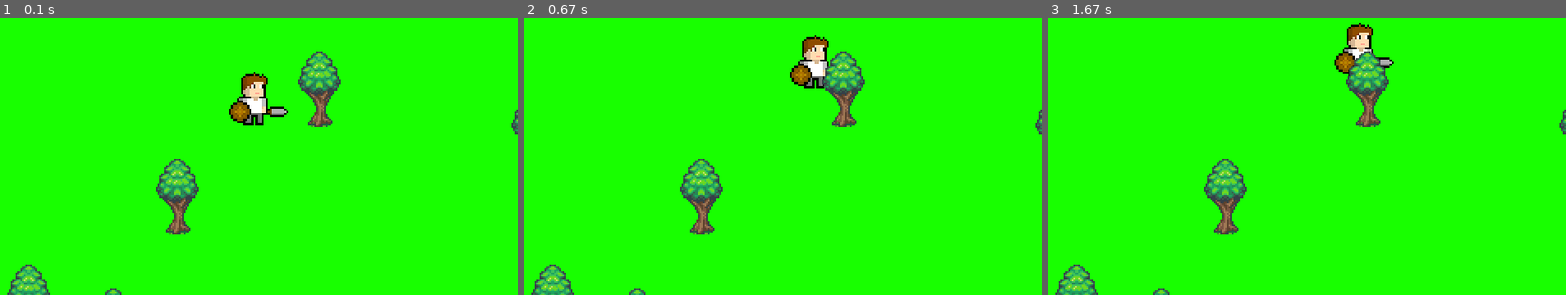
Above: before the commit, frames 1-3 (left to right).
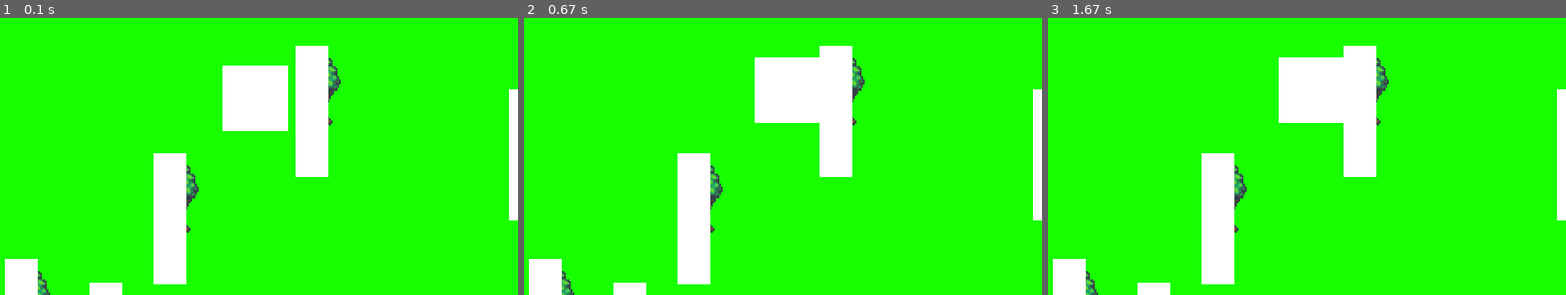
Above: after the commit, the same moments.

Repository: Farofeiro231/Python_Game
Game: pygame game, started from RPG/BouncingPanda.py
Same seed, same stepped clock (60 frames per second), same inputs: the game is played once before the commit and once after it.
Inputs:
- Up to frame 1 (0.1 s): no input
- Up to frame 2 (0.67 s): hold W from 0.33 s (still down); hold Right from 0.33 s (still down)
- Up to frame 3 (1.67 s): release W at 0.8 s; release Right at 0.8 s; tap S at 0.83 s

The runs differ from the first frame. In frame 1, 11% of the frame differs, in the area x 0-100%, y 10-100%; in frame 2, 11%; in frame 3, 11%, in the area x 0-100%, y 1-100%.

Commit message:
Collision from all sides, but needs some fixing

Diff:
--- a/RPG/BouncingPanda.py
+++ b/RPG/BouncingPanda.py
@@ -52,6 +52,9 @@
 
     for i in range(5):
         tree.append(makeNewTree(camerax,cameray))
+
+    for tr in tree:
+            pygame.draw.rect(DISPLAYSURF, WHITE, tr['rect'])
 #scaledHero = pygame.transform.scale(hero['surface'], (hero['size'], hero['size']))
 
 #pygame.mixer.music.load('sounds/triumph.wav') #plays the backgournd sound
@@ -74,23 +77,27 @@
 
         DISPLAYSURF.fill(BAMBOO)
         DISPLAYSURF.blit(hero['surface'], hero['rect'])
+        pygame.draw.rect(DISPLAYSURF, WHITE, hero['rect'])
 
         for trObj in tree:
-            trRect = pygame.Rect( trObj['x'] - camerax,
+            trObj['rect'] = pygame.Rect( trObj['x'] - camerax,
                                   trObj['y'] - cameray,
                                   trObj['width'],
                                   trObj['height'])
-            DISPLAYSURF.blit(trObj['treeImage'], trRect)
+            DISPLAYSURF.blit(trObj['treeImage'], trObj['rect'])
+            pygame.draw.rect(DISPLAYSURF, WHITE, trObj['rect'])
 
         event = pygame.key.get_pressed()
             #if event.type == KEYDOWN:
         if event[pygame.K_UP] or event[pygame.K_w]:
-            hero['y'] -= 5
+            for tr in tree:
+                if tr['rect'].colliderect(hero['rect']):
+                    collision = True
+            if not collision:
+                hero['y'] -= 5
         if event[pygame.K_LEFT] or event[pygame.K_a]:
             for tr in tree:
                 if tr['rect'].colliderect(hero['rect']):
-                    print("Collision is true\n")
-                    print('lol\n')
                     collision = True
             if not collision:
                 hero['x'] -= 5
@@ -98,12 +105,20 @@
                     hero['surface'] = pygame.transform.scale(L_HERO, (hero['size'], hero['size']))
                     hero['facing'] = LEFT
         if event[pygame.K_RIGHT] or event[pygame.K_d]:
-            hero['x'] += 5
+            for tr in tree:
+                if tr['rect'].colliderect(hero['rect']):
+                    collision = True
+            if not collision:
+                hero['x'] += 5
             if hero['facing'] == LEFT:
                 hero['surface'] = pygame.transform.scale(R_HERO, (hero['size'], hero['size']))
                 hero['facing'] = RIGHT
         if event[pygame.K_DOWN] or event[pygame.K_s]:
-            hero['y'] += 5
+            for tr in tree:
+                if tr['rect'].colliderect(hero['rect']):
+                    collision = True
+            if not collision:
+                hero['y'] += 5
 
         for evento in pygame.event.get():
             if evento.type == QUIT:
